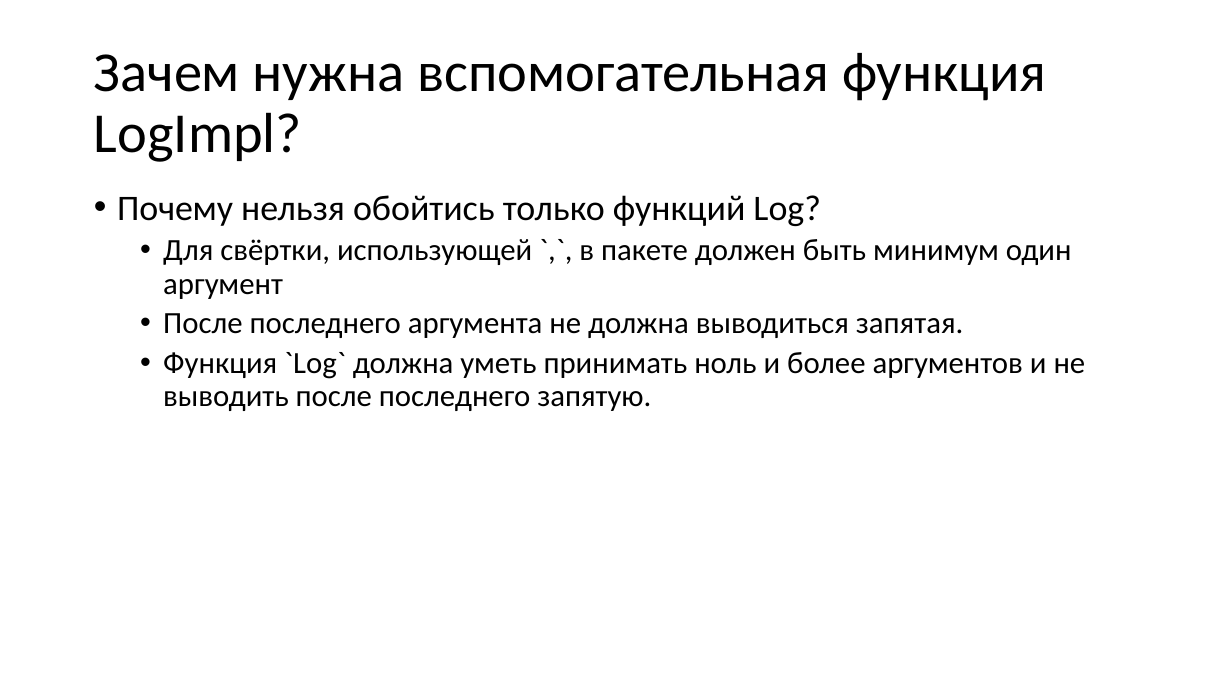
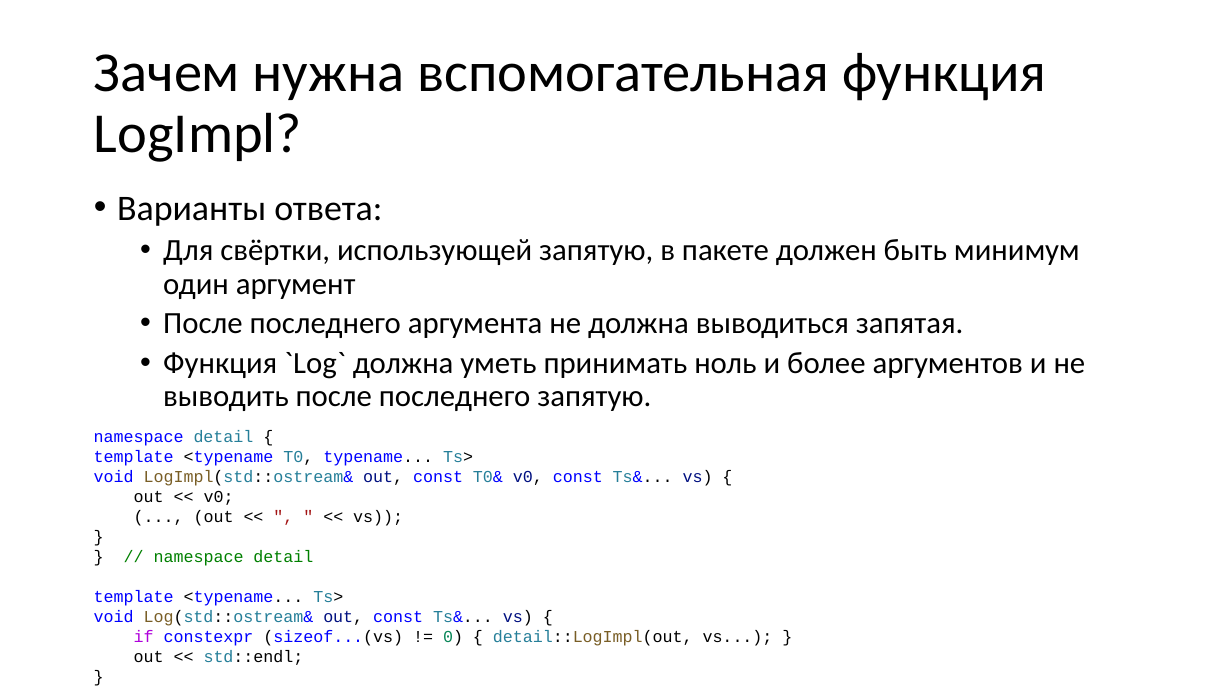
Before and after one commit to alexey-malov/oop, a slide deck: slide 93 of lectures/06/Обобщенное программирование, шаблоны.pptx (slide 92 before the commit). Drawn at 1232x693 pixels with LibreOffice and Linux fonts; fonts in the diff are those of the drawing. Boxes give left, top, right and bottom in pixels: in the first picture for what was removed or moved away, otherwise in the second. Text is boxed around its words. In the diff, an @@ line names an element or a change of style, - is before the commit and + after.

```diff
--- a/lectures/06/Обобщенное программирование, шаблоны.pptx
+++ b/lectures/06/Обобщенное программирование, шаблоны.pptx
@@ text at (117,197,1080,299): text changed @@
-• Почему нельзя обойтись только функций Log?
-  • Для свёртки, использующей `,`, в пакете должен быть минимум один аргумент
+• Варианты ответа:
+  • Для свёртки, использующей запятую, в пакете должен быть минимум один аргумент
@@ text added at (94,430,773,665), 13 pt, text #000000 @@
+namespace detail {
+template <typename T0, typename... Ts>
+void LogImpl(std::ostream& out, const T0& v0, const Ts&... vs) {
+out << v0;
+(..., (out << ", " << vs));
+}
+} // namespace detail
+template <typename... Ts>
+void Log(std::ostream& out, const Ts&... vs) {
+if constexpr (sizeof...(vs) != 0) { detail::LogImpl(out, vs...); }
+out << std::endl;
+}
```
Also in this commit, not shown: 15 other slides changed, 5 slides added, 4 slides removed, 6 other files.
